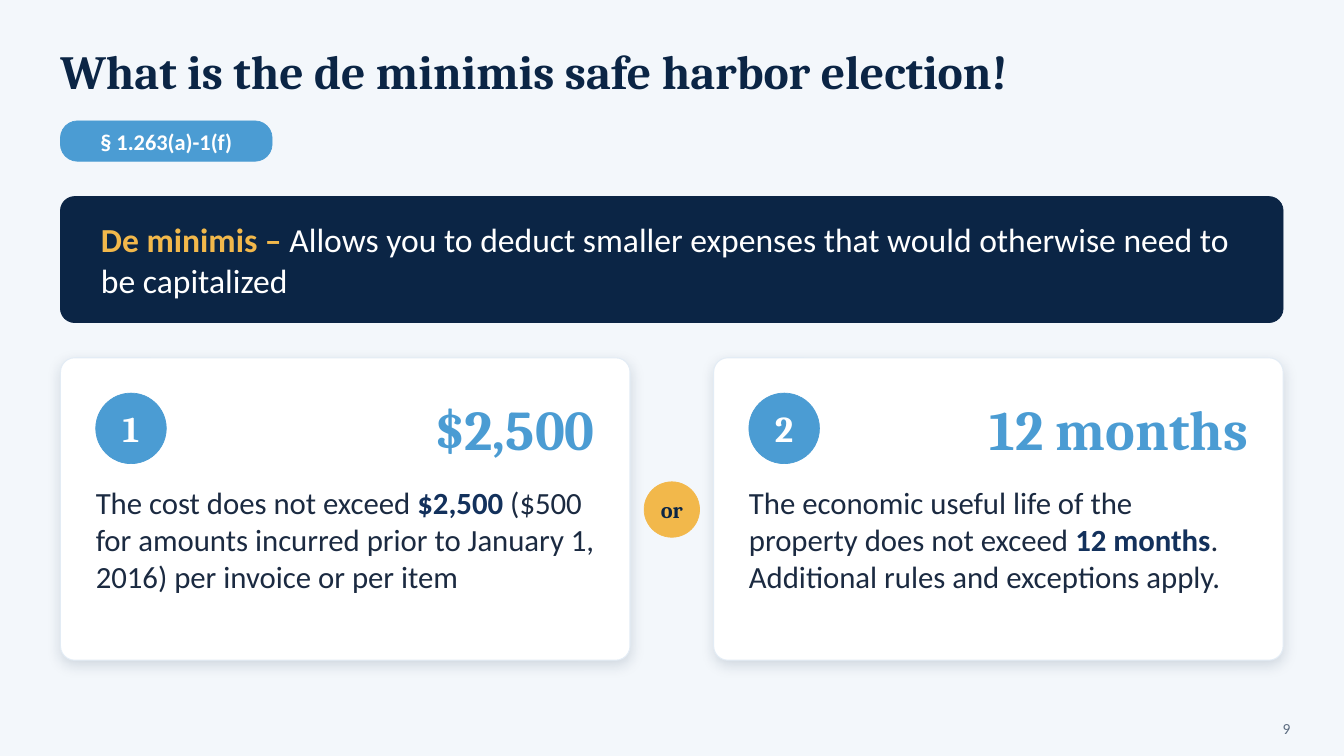
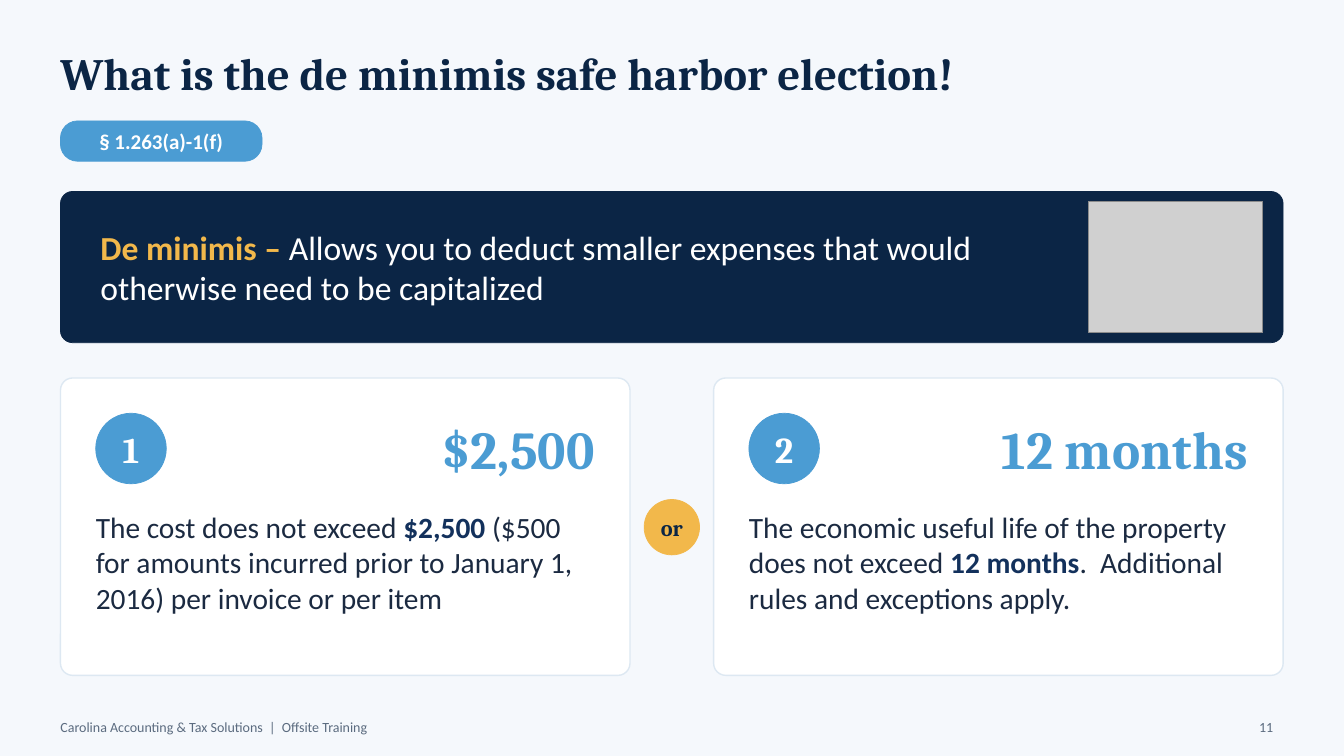
Before and after one commit to Hrishiv67/Ppapp, a slide deck: slide 11 of 2026-10-2_Presentation_-_Bijal_refreshed.pptx (slide 9 before the commit). Drawn at 1344x756 pixels with LibreOffice and Linux fonts; fonts in the diff are those of the drawing; grey boxes stand for pictures. Boxes give left, top, right and bottom in pixels: in the first picture for what was removed or moved away, otherwise in the second. Text is boxed around its words. In the diff, an @@ line names an element or a change of style, - is before the commit and + after.

```diff
--- a/2026-10-2_Presentation_-_Bijal_refreshed.pptx
+++ b/2026-10-2_Presentation_-_Bijal_refreshed.pptx
@@ background #F3F7FB to #F5F8FC @@
@@ text "What is the de minimis ..." at <box>60,58,953,91</box>: size 34 to 32 pt @@
@@ rounded rectangle "§ 1.263(a)-1(f)": place and size @@
-rounded rectangle "§ 1.263(a)-1(f)" at <box>60,121,272,161</box>
+rounded rectangle "§ 1.263(a)-1(f)" at <box>60,121,262,161</box>
@@ rounded rectangle "§ 1.263(a)-1(f)" at <box>60,121,262,161</box>: size 16 to 15 pt @@
@@ rounded rectangle "De minimis – Allows you ...": place and size @@
-rounded rectangle "De minimis – Allows you ..." at <box>60,197,1284,323</box>
+rounded rectangle "De minimis – Allows you ..." at <box>60,192,1284,343</box>
@@ rounded rectangle "De minimis – Allows you ..." at <box>60,192,1284,343</box>: proportions changed @@
@@ picture added at <box>1089,202,1263,333</box> @@
@@ rounded rectangle: place and size @@
-rounded rectangle at <box>60,358,630,660</box>
+rounded rectangle at <box>60,378,630,676</box>
@@ rounded rectangle at <box>60,378,630,676</box>: outline #E3ECF5 0.75 pt to #DDE8F2 1 pt; shadow off; proportions changed @@
@@ rounded rectangle at <box>714,378,1284,676</box>: outline #E3ECF5 0.75 pt to #DDE8F2 1 pt; shadow off; proportions changed @@
@@ rounded rectangle: place and size @@
-rounded rectangle at <box>714,358,1284,660</box>
+rounded rectangle at <box>714,378,1284,676</box>
@@ text "$2,500" at <box>442,429,595,477</box>: size 40 to 38 pt @@
@@ 3 ellipses, 2 texts: place and size @@
-3 ellipses, 2 texts at <box>96,393,1248,537</box>
+3 ellipses, 2 texts at <box>96,413,1248,556</box>
@@ text "12 months" at <box>1002,432,1248,470</box>: size 40 to 38 pt @@
@@ text "The cost does not exceed ...": place and size @@
-text "The cost does not exceed ..." at <box>96,491,594,593</box>
+text "The cost does not exceed ..." at <box>96,516,572,614</box>
@@ text "The cost does not exceed ..." at <box>96,516,572,614</box>: size 22 to 21 pt @@
@@ text "The economic useful life of ..." at <box>749,517,1226,614</box>: size 22 to 21 pt @@
@@ text "The economic useful life of ...": place and size @@
-text "The economic useful life of ..." at <box>749,492,1220,593</box>
+text "The economic useful life of ..." at <box>749,517,1226,614</box>
@@ text added at <box>60,722,367,735</box>, 10 pt, text #5B6B7F @@
+Carolina Accounting & Tax Solutions | Offsite Training
@@ page number added at <box>1259,723,1273,732</box>, 10 pt, text #5B6B7F @@
+11
@@ page number removed at <box>1283,724,1291,734</box> @@
-9
```
Also in this commit, not shown: 10 other slides changed, 5 slides added, 3 slides removed.
